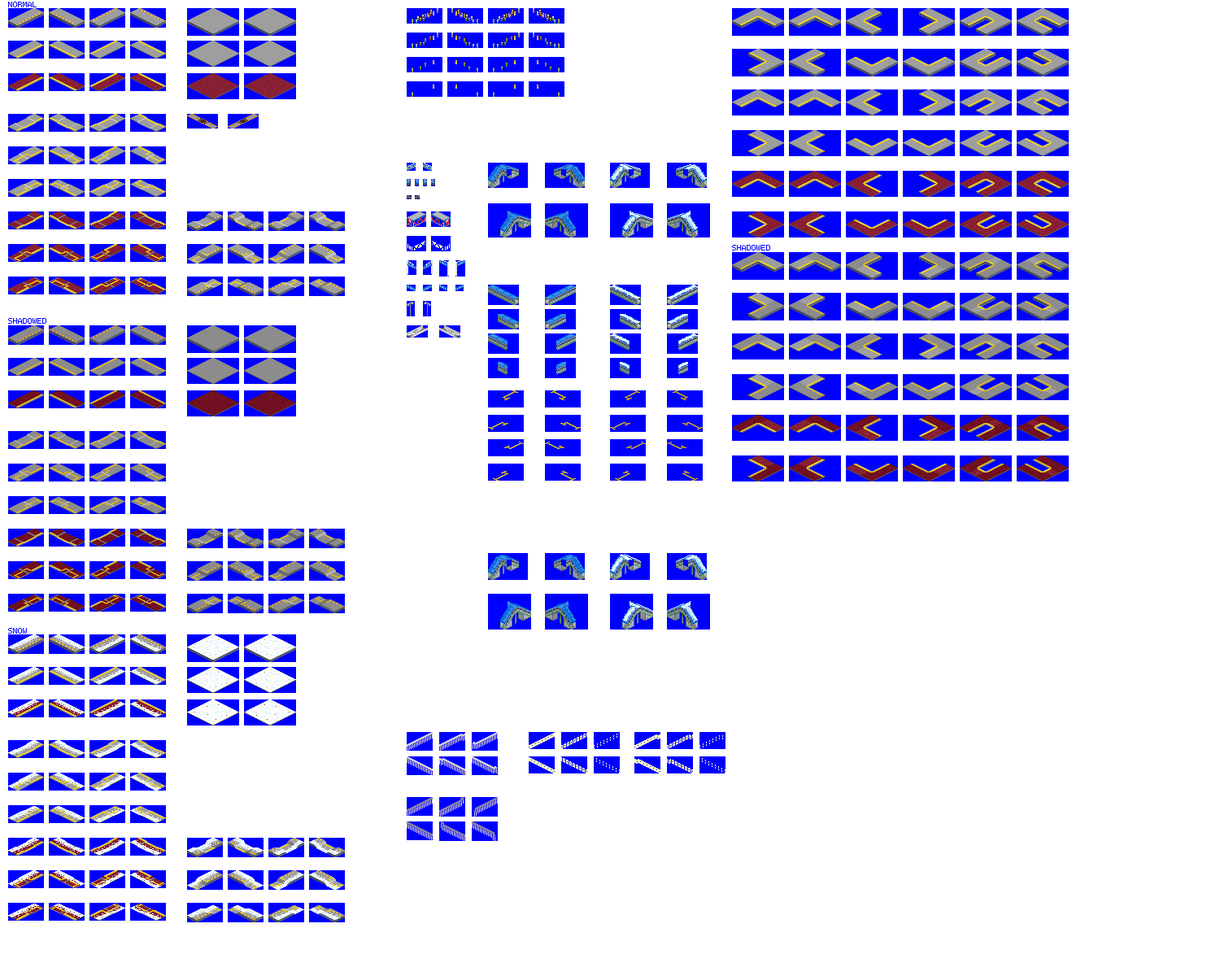
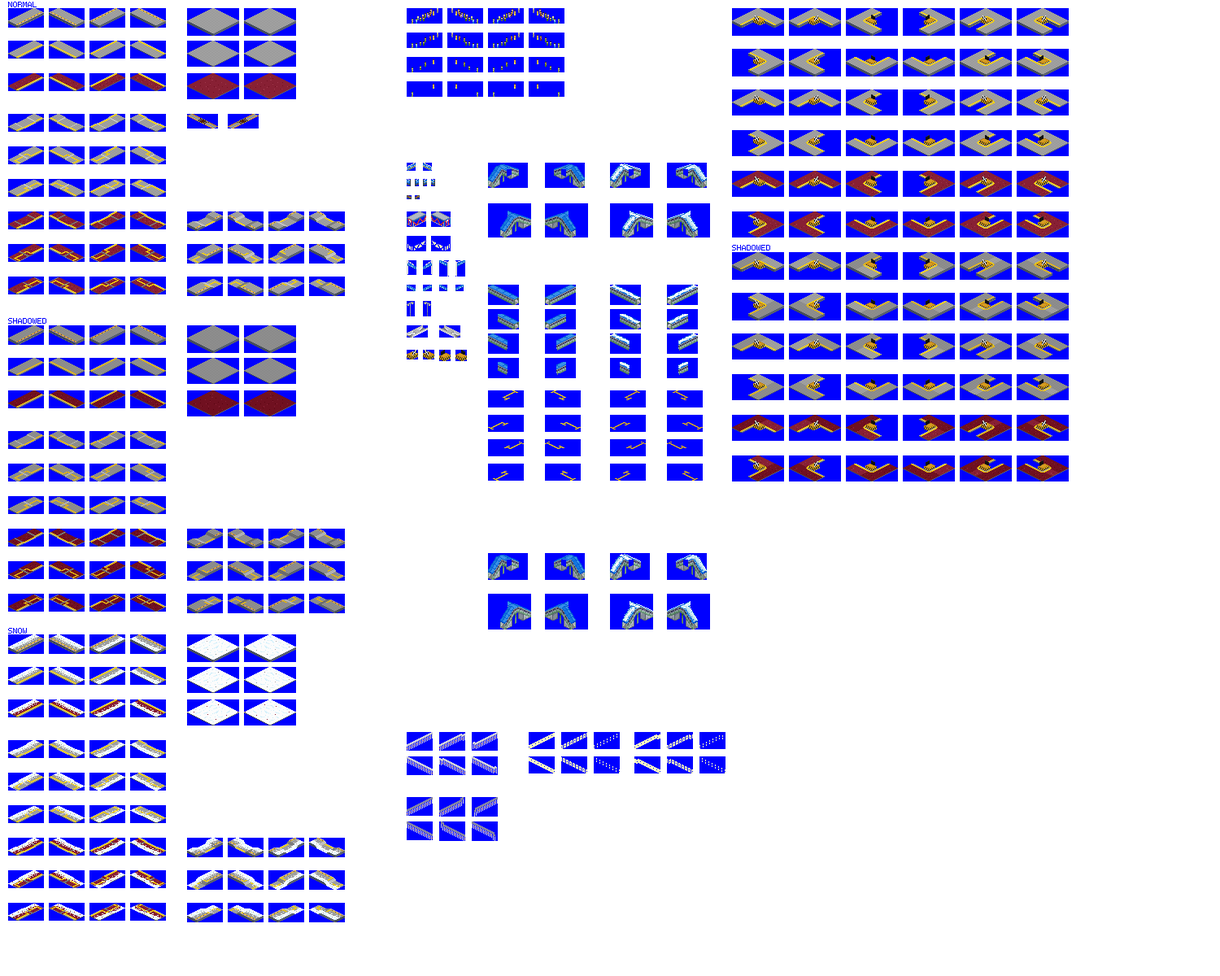
Layers edited between the first and the second 1220×976 image:
added layer "buffer" above "platforms" over [753, 14, 1050, 472]
painted on "platforms" over [406, 349, 467, 362]
painted on "bg" over [406, 349, 467, 362]
